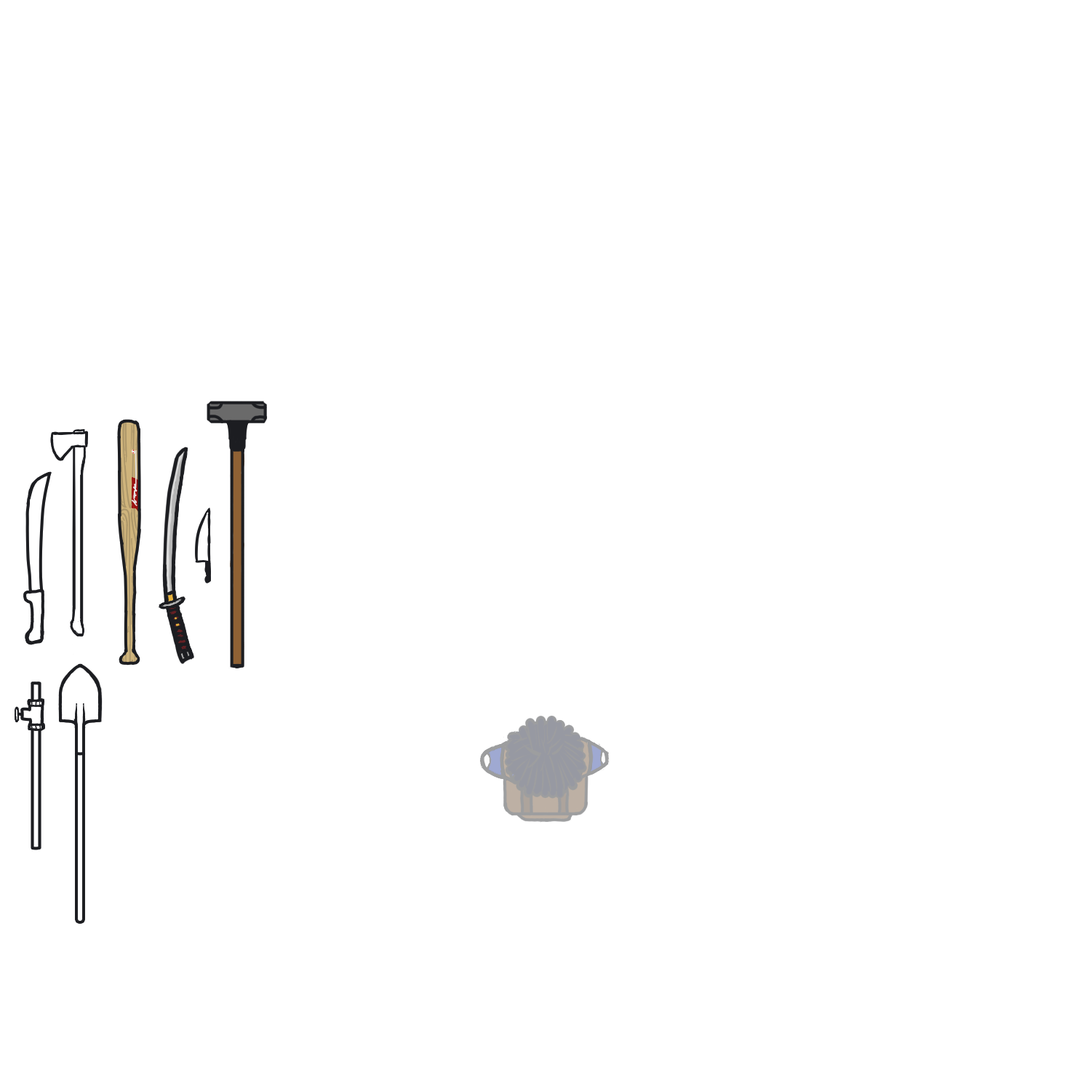
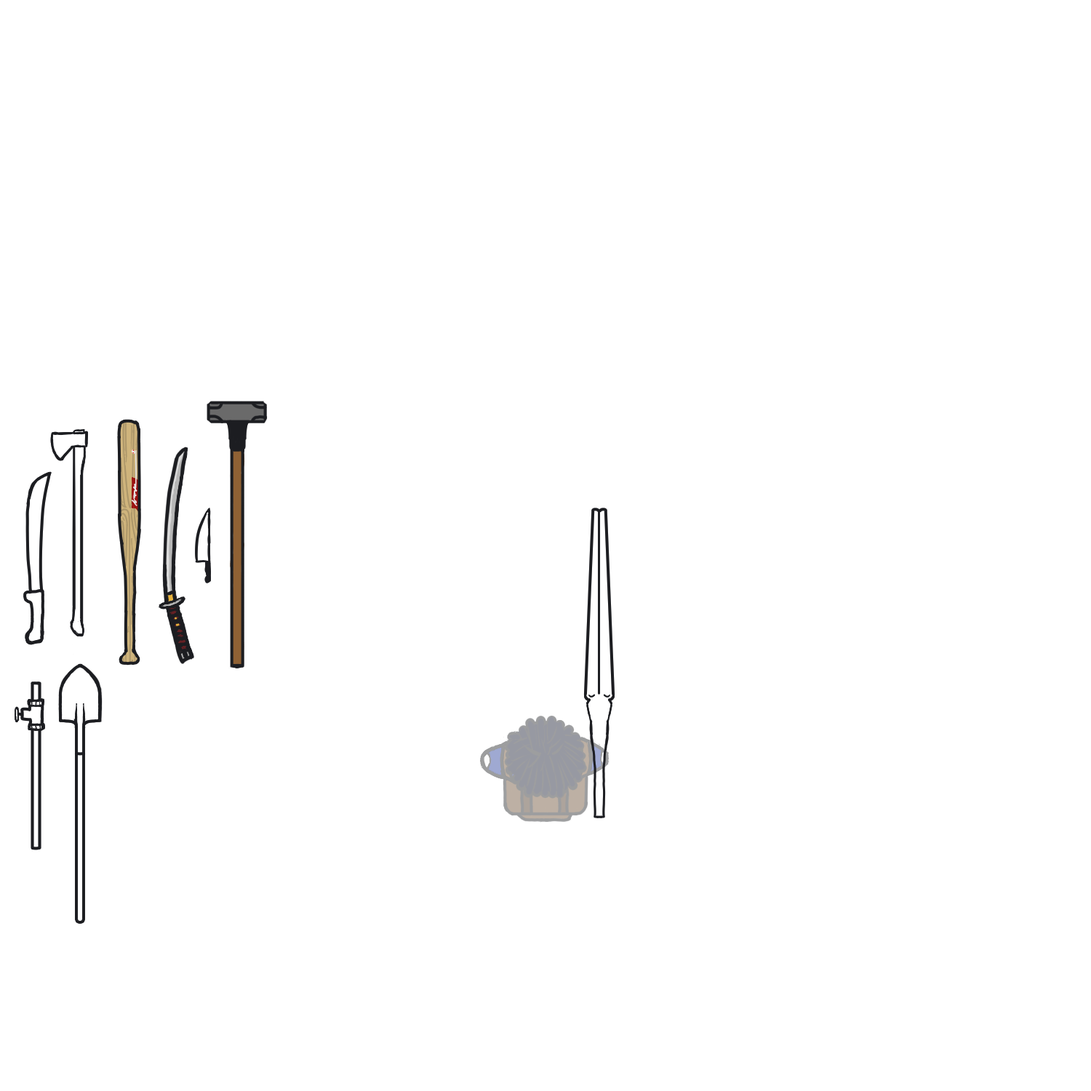
Before/after of a 1091 × 1091 layered artwork. What changed in the layer stack:
showed "Paint Layer 25" over [583, 507, 616, 819]
